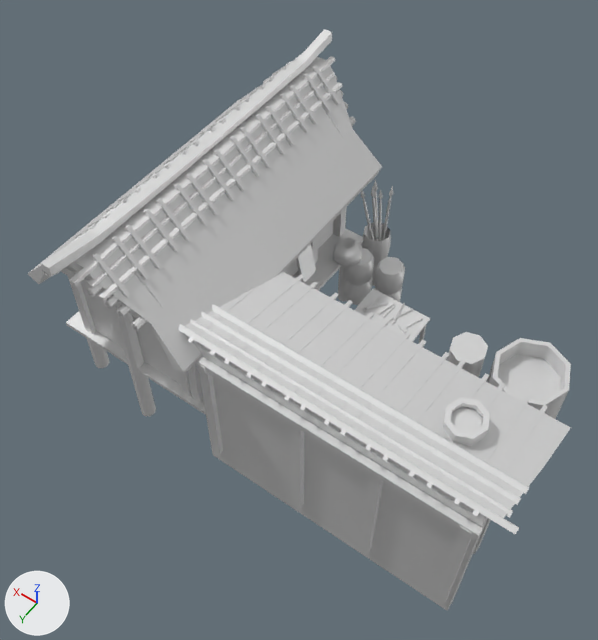
Renders of the COLLADA model art/meshes/structural/yayoi_forge.dae from each side of a commit.
The view is the same before and after, from a camera (50 mm lens) standing at (-12.1, 21.0, 31.7) and looking at (1.0, 2.8, 3.0). The lights are fixed; the arrows at lower left show +X, +Y and +Z.

Script lines for the objects in view, before the commit:
```python
mat_material_001 = principled_material('Material_001')
mat_material_001.base_color = (0.8, 0.8, 0.8)  # white #e7e7e7
mat_material_001.metallic = 0.5
me_cylinder_001 = bpy.data.meshes.new('Cylinder.001')
me_cylinder_001.from_pydata(...)  # 2605 vertices, 3842 faces; spans x -11.3..10.4, y -6.8..10.6, z -4.5..10.3
me_cylinder_001.materials.append(mat_material_001)  # white #e7e7e7
ob_forge = bpy.data.objects.new('forge', me_cylinder_001)
ob_forge.location = (0.0, 0.0, 0.0)
```
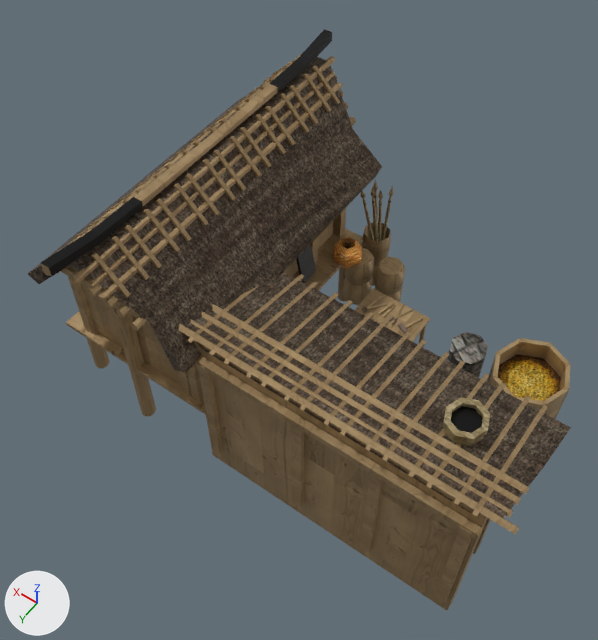
Where the change shows, as pixel boxes (x1, y1, x2, y2) in the pictures (598 x 640 px):
'forge', surface changed (grey to brown): (28, 29, 571, 610) in both

The change in detail:
Picture 'yayoi_struct.png' (img_yayoi_struct_png) is new.
In material 'Material_001' (mat_material_001), base_color is no longer (0.8, 0.8, 0.8), white #e7e7e7.
In material 'Material_001' (mat_material_001), texture is now set to img_yayoi_struct_png.
